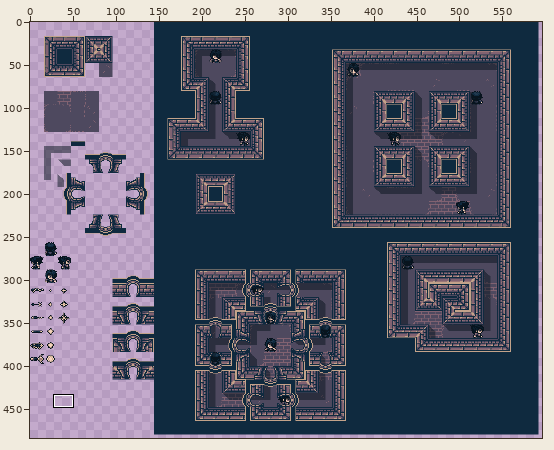
Two versions of one pixel-art file, Assets/Sprites/Environment/EnvironmentSketchpad.aseprite. The first picture is a wide view before the edit; the outline marks the close-up.
Close-up. The starting point:
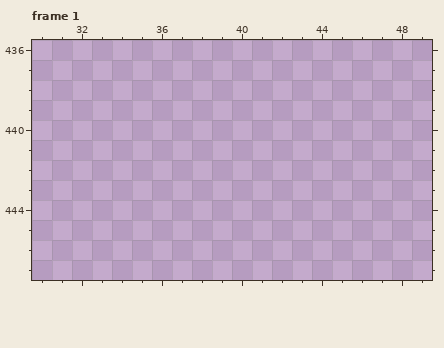
600x600 pixels, 1 frame. Shown: frame 1: x 30..49, y 436..447. The wide view leaves out empty margins. The commit also changed other frames or places, which this record leaves out.
After:
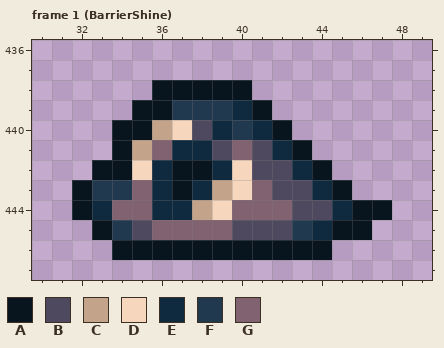
Palette (. is transparent): A #08141e  B #4e495f  C #c3a38a  D #f6d6bd  E #0f2a3f  F #20394f  G #816271
Change:
layer "Monsters" added
--- frame 1 (BarrierShine), layer "Monsters"
@@ x 30..49 @@
 437 ....................
-438 ....................
-439 ....................
-440 ....................
-441 ....................
-442 ....................
-443 ....................
-444 ....................
-445 ....................
-446 ....................
+438 ......AAAAA.........
+439 .....AAFFFEA........
+440 ....AACDBEFEA.......
+441 ....ACGEEBGBEA......
+442 ...AADEAAEDBBEA.....
+443 ..AFFGEAECDGBBEA....
+444 ..AEGGEECDGGGBBEAA..
+445 ...AFBGGGGBBBFEAA...
+446 ....AAAAAAAAAAA.....
 447 ....................
